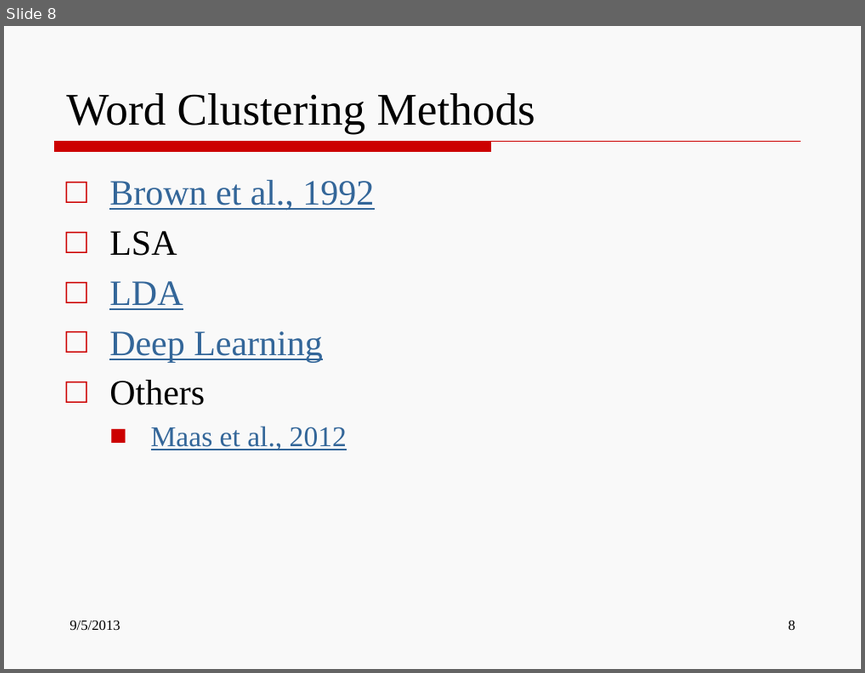
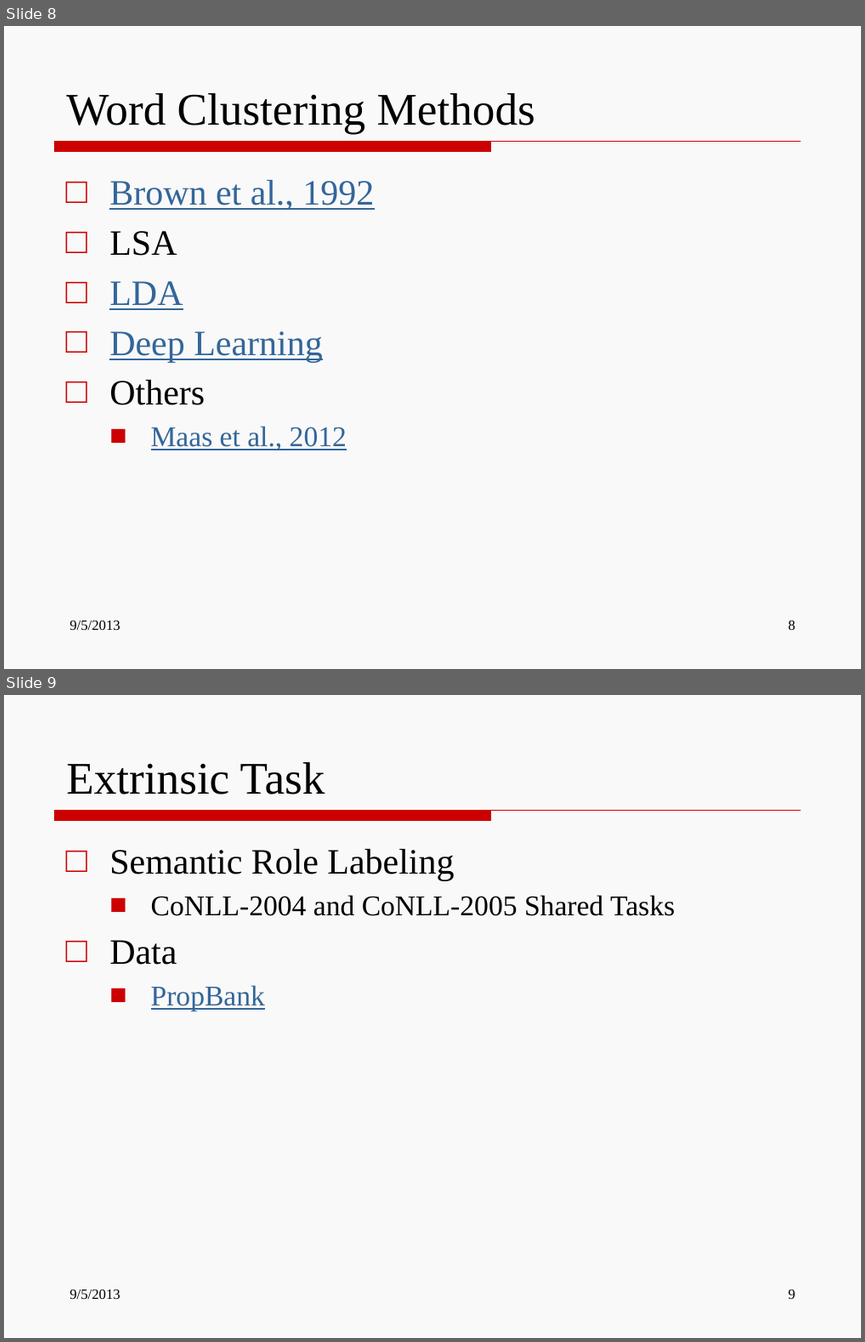
Before and after one commit to wencanluo/NLPFall2013, a slide deck: doc/More Ideas-Wencan.pptx. Shown one above the other, each under a label of ours: slide 8 before the commit, slides 8 and 9 after it. The pictures are 865x673 and 865x1342 pixels, drawn with LibreOffice and Linux fonts; fonts in the diff are those of the drawing. Boxes give left, top, right and bottom in pixels: in the first picture for what was removed or moved away, otherwise in the second. Text is boxed around its words. In the diff, an @@ line names an element or a change of style, - is before the commit and + after.

Commit message:
update my ideas

```diff
--- a/doc/More Ideas-Wencan.pptx
+++ b/doc/More Ideas-Wencan.pptx
@@ slide 9 added at (4, 695, 861, 1338), background #F9F9F9; not listed: 1 template element that a slide beside it also shows @@
@@ title added at (66, 762, 325, 794), 38 pt, text #000000 @@
+Extrinsic Task
@@ text added at (109, 849, 675, 1010), 24 pt, text #000000 @@
+□ Semantic Role Labeling
+  ■ CoNLL-2004 and CoNLL-2005 Shared Tasks
+□ Data
+  ■ PropBank
@@ text added at (69, 1289, 120, 1299), 12 pt, text #000000 @@
+9/5/2013
@@ page number added at (788, 1289, 794, 1299), 12 pt, text #000000 @@
+9
```
